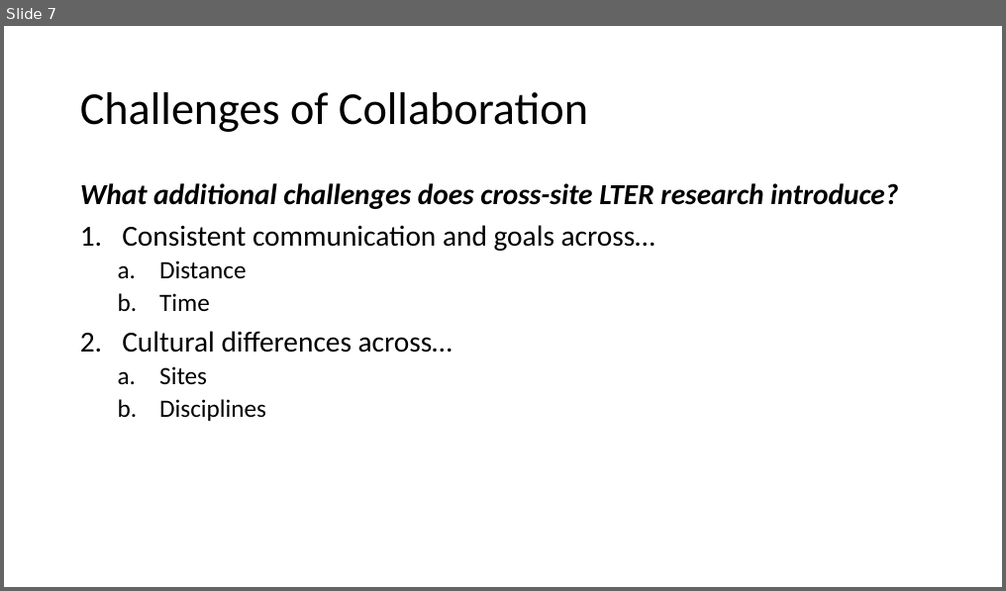
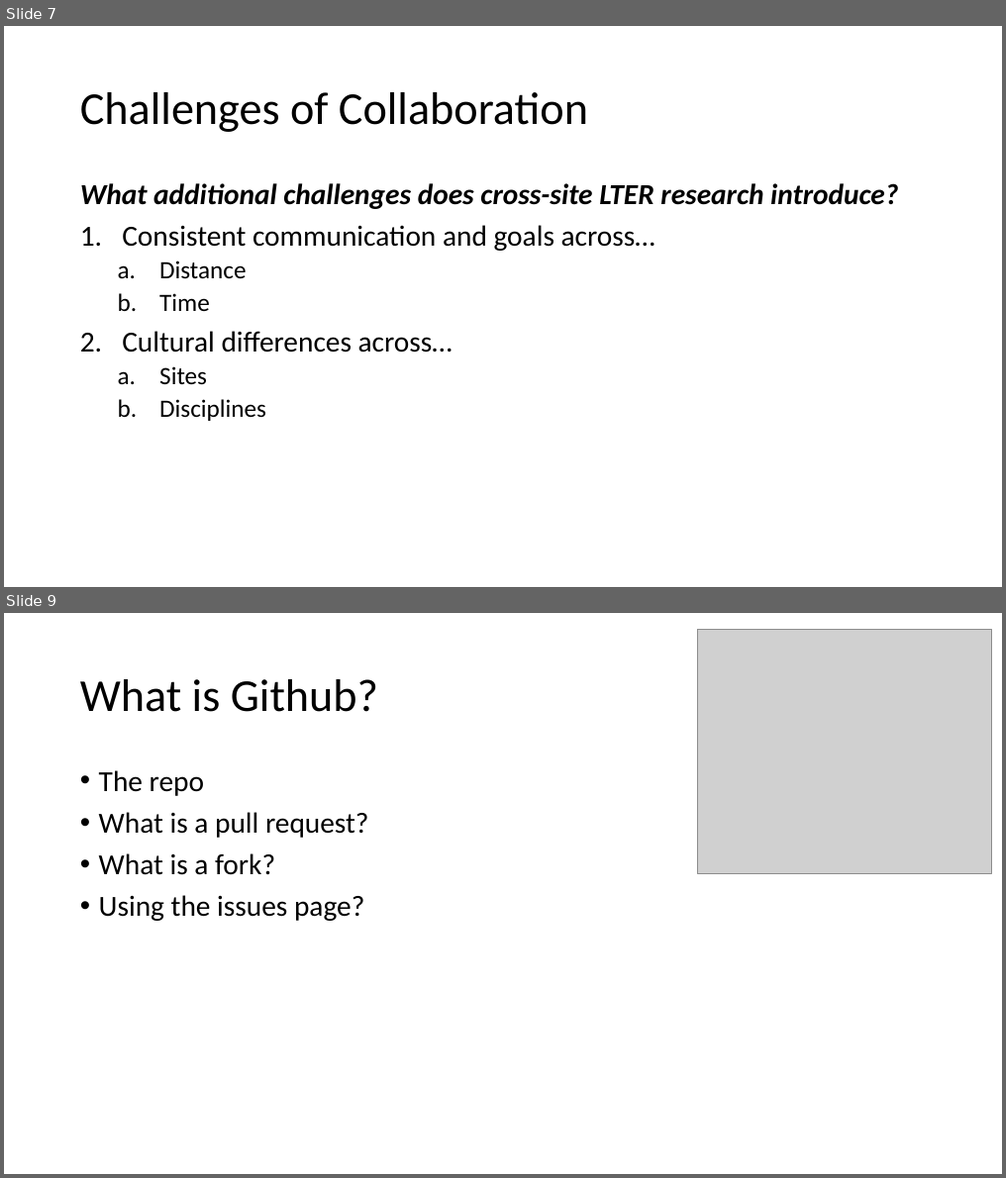
Before and after one commit to ReproducibleQM/n_commandments, a slide deck: pres_deck.pptx. Shown one above the other, each under a label of ours: slide 7 before the commit, slides 7 and 9 after it; the slides between them are not shown. The pictures are 1006x591 and 1006x1178 pixels, drawn with LibreOffice and Linux fonts; fonts in the diff are those of the drawing; grey boxes stand for pictures. Boxes give left, top, right and bottom in pixels: in the first picture for what was removed or moved away, otherwise in the second. Text is boxed around its words. In the diff, an @@ line names an element or a change of style, - is before the commit and + after.

Commit message:
adding github info/discussion slides

```diff
--- a/pres_deck.pptx
+++ b/pres_deck.pptx
@@ slide 9 added at box(4, 613, 1002, 1174), background #FFFFFF @@
@@ picture added at box(698, 630, 992, 873) @@
@@ title added at box(80, 679, 378, 712), 44 pt, text #000000 @@
+What is Github?
@@ text added at box(99, 770, 368, 921), 28 pt, text #000000 @@
+• The repo
+• What is a pull request?
+• What is a fork?
+• Using the issues page?
```
Also in this commit, not shown: 5 other slides added.
